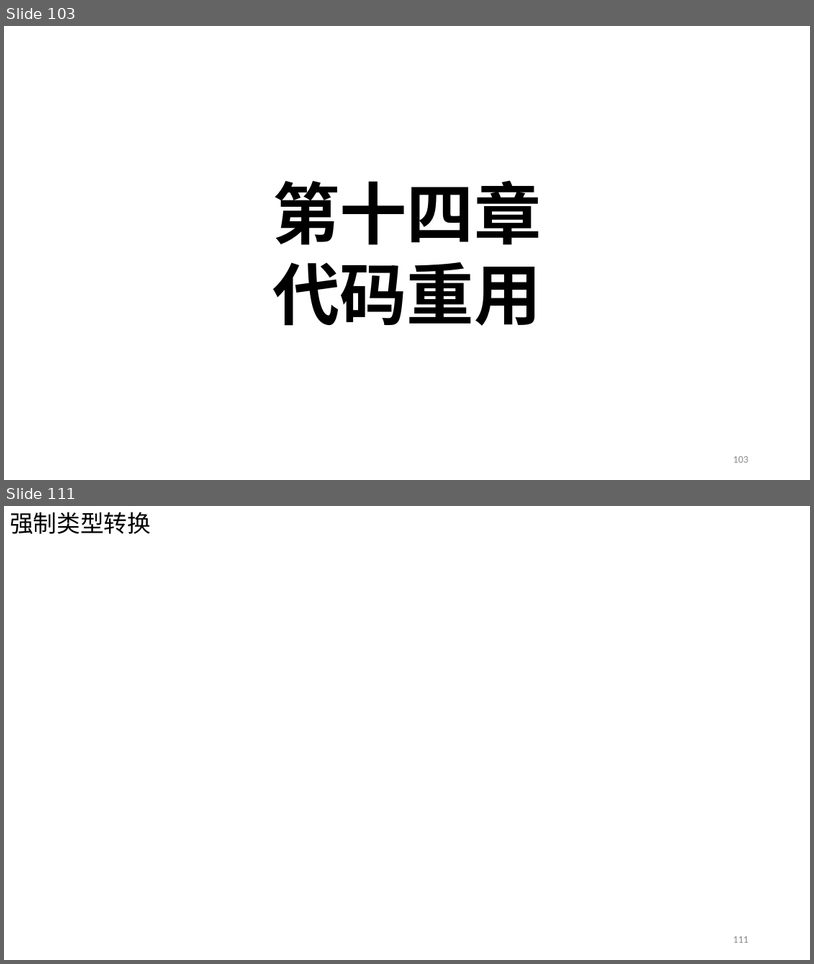
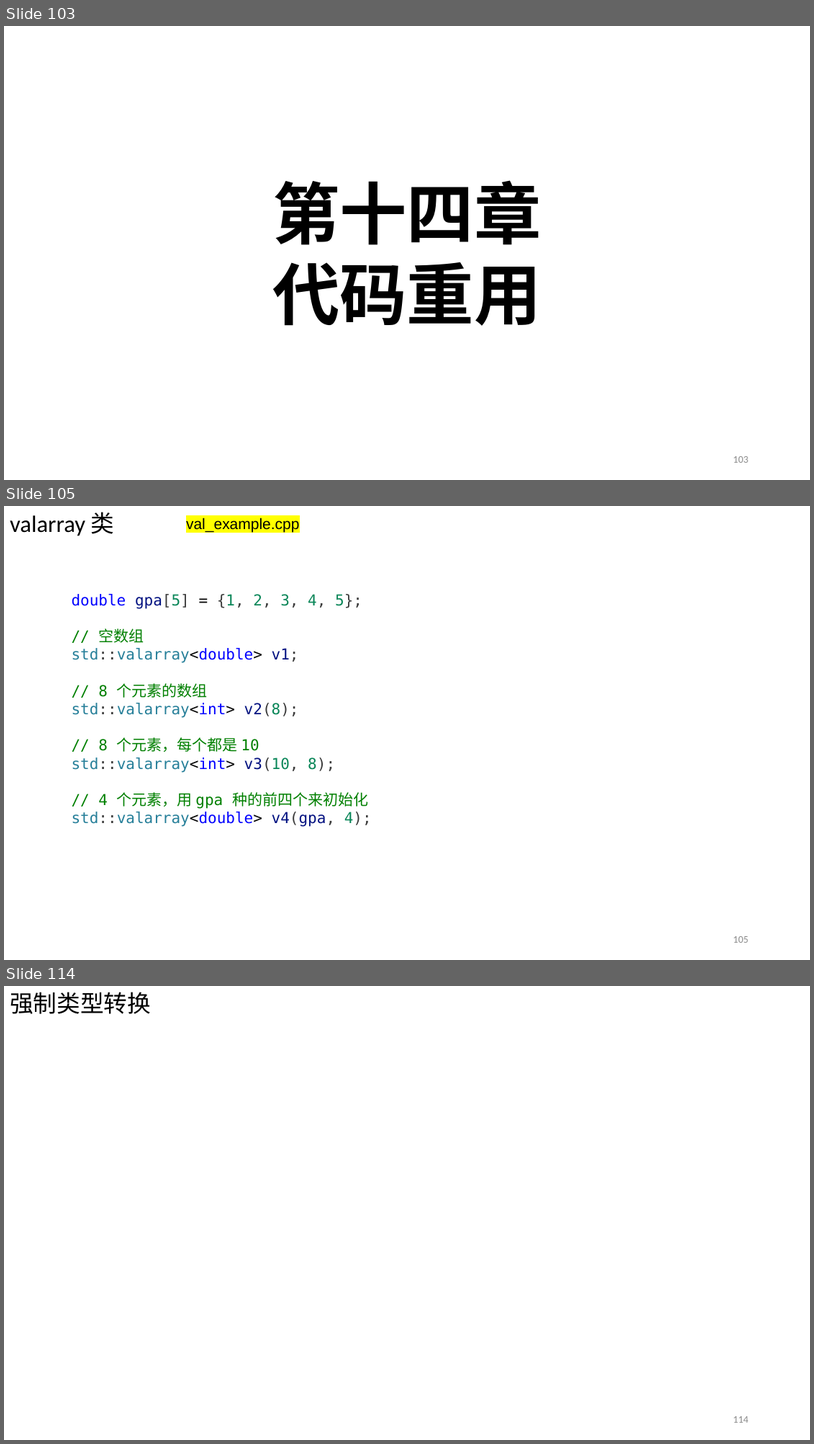
Before and after one commit to Chao200/CPP_Primer_Plus, a slide deck: C++ Primer Plus.pptx. Shown one above the other, each under a label of ours: slides 103 and 111 before the commit, slides 103, 105 and 114 after it; the slides between them are not shown. The pictures are 814x964 and 814x1444 pixels, drawn with LibreOffice and Linux fonts; fonts in the diff are those of the drawing. Boxes give left, top, right and bottom in pixels: in the first picture for what was removed or moved away, otherwise in the second. Text is boxed around its words. In the diff, an @@ line names an element or a change of style, - is before the commit and + after.

```diff
--- a/C++ Primer Plus.pptx
+++ b/C++ Primer Plus.pptx
@@ slide 105 added at (x1=4, y1=506, x2=810, y2=960), background #FFFFFF @@
@@ text added at (x1=10, y1=512, x2=114, y2=536), 28 pt, text #000000 @@
+valarray 类
@@ text added at (x1=186, y1=518, x2=299, y2=532), 18 pt, text #000000 @@
+val_example.cpp
@@ text added at (x1=72, y1=594, x2=372, y2=826), 18 pt, text #008000 @@
+double gpa[5] = {1, 2, 3, 4, 5};
+// 空数组
+std::valarray<double> v1;
+// 8 个元素的数组
+std::valarray<int> v2(8);
+// 8 个元素，每个都是 10
+std::valarray<int> v3(10, 8);
+// 4 个元素，用 gpa 种的前四个来初始化
+std::valarray<double> v4(gpa, 4);
@@ page number added at (x1=733, y1=936, x2=748, y2=942), 12 pt, text #8C8C8C @@
+105
@@ what was slide 111 is now slide 114 @@
@@ page number at (x1=733, y1=1416, x2=748, y2=1422): text changed @@
-111
+114
```
Also in this commit, not shown: 2 slides changed, 7 other slides added, 5 slides removed.
